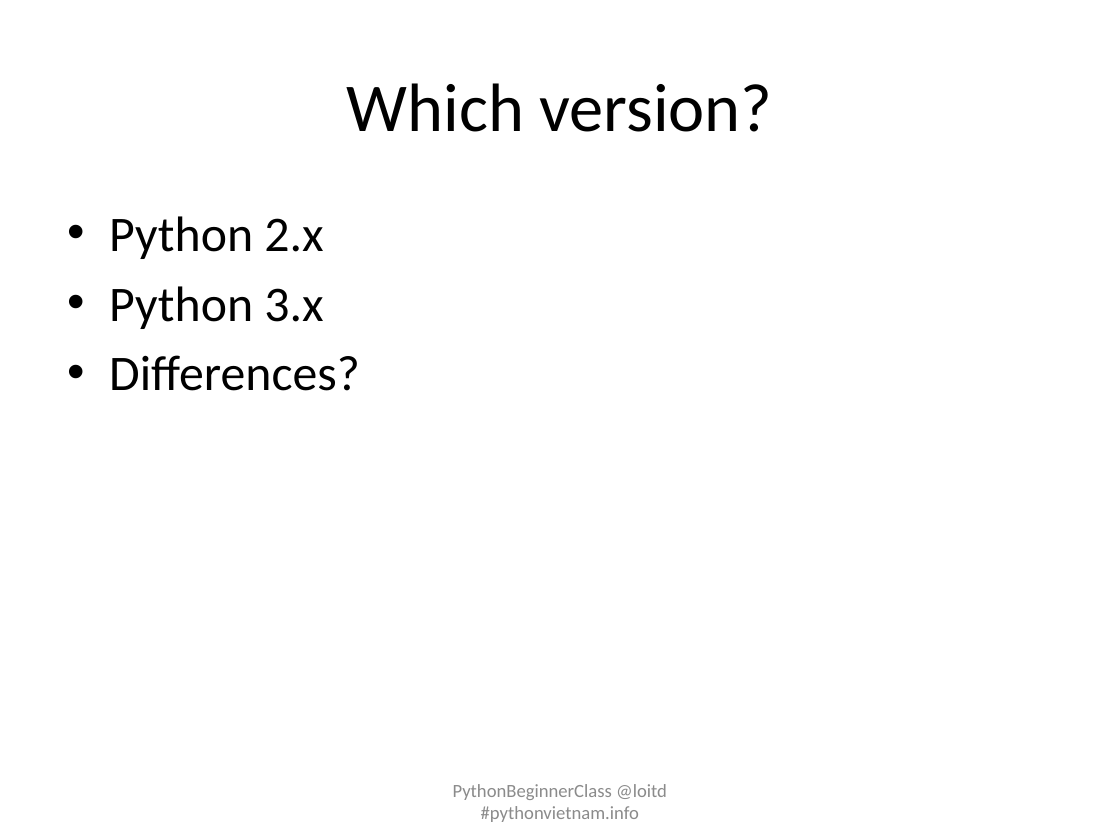
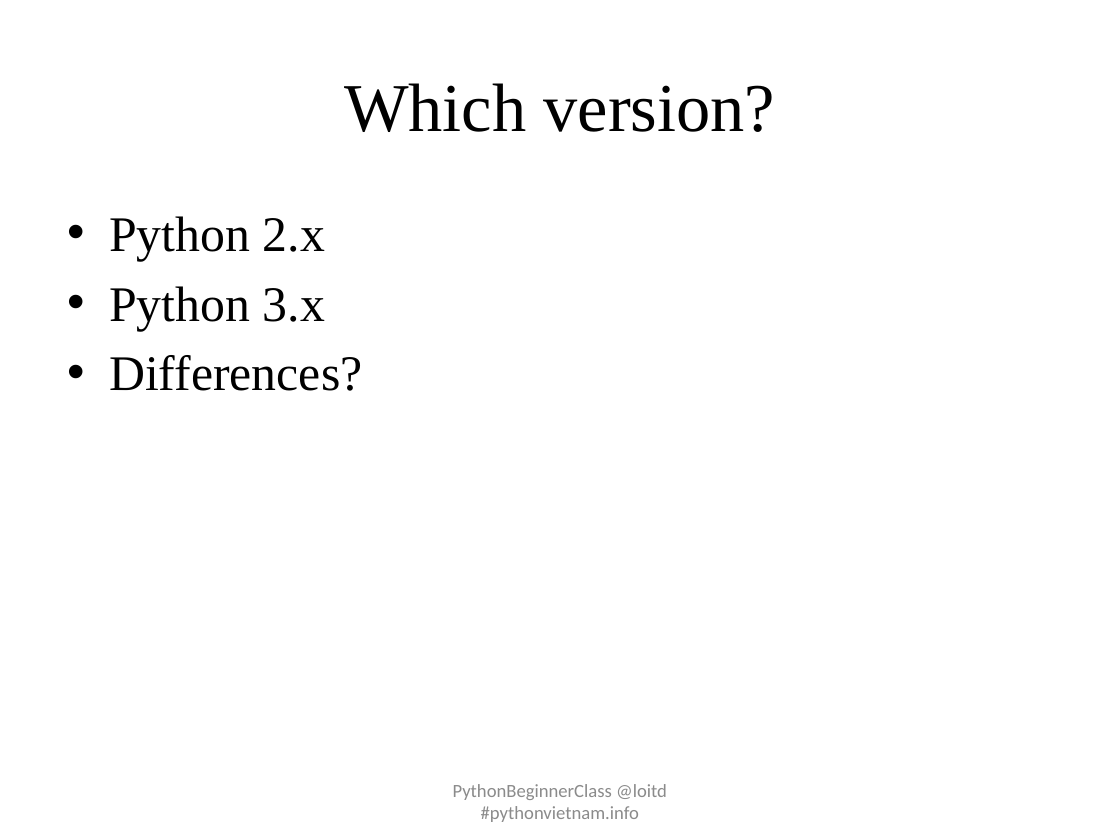
Before and after one commit to pythonvietnam/pbc032015, a slide deck: slide 12 of pbc-day-01-introduction.pptx (slide 10 before the commit). Drawn at 1120x840 pixels with LibreOffice and Linux fonts; fonts in the diff are those of the drawing. Boxes give left, top, right and bottom in pixels: in the first picture for what was removed or moved away, otherwise in the second. Text is boxed around its words. In the diff, an @@ line names an element or a change of style, - is before the commit and + after.

```diff
--- a/pbc-day-01-introduction.pptx
+++ b/pbc-day-01-introduction.pptx
@@ title "Which version?" at (344,83,775,132): font Calibri to Times New Roman @@
@@ text "Python 2.x" at (109,216,362,391): font Calibri to Times New Roman @@
```
Also in this commit, not shown: 12 other slides changed, 6 slides added, 2 slides removed, 1 other file.
